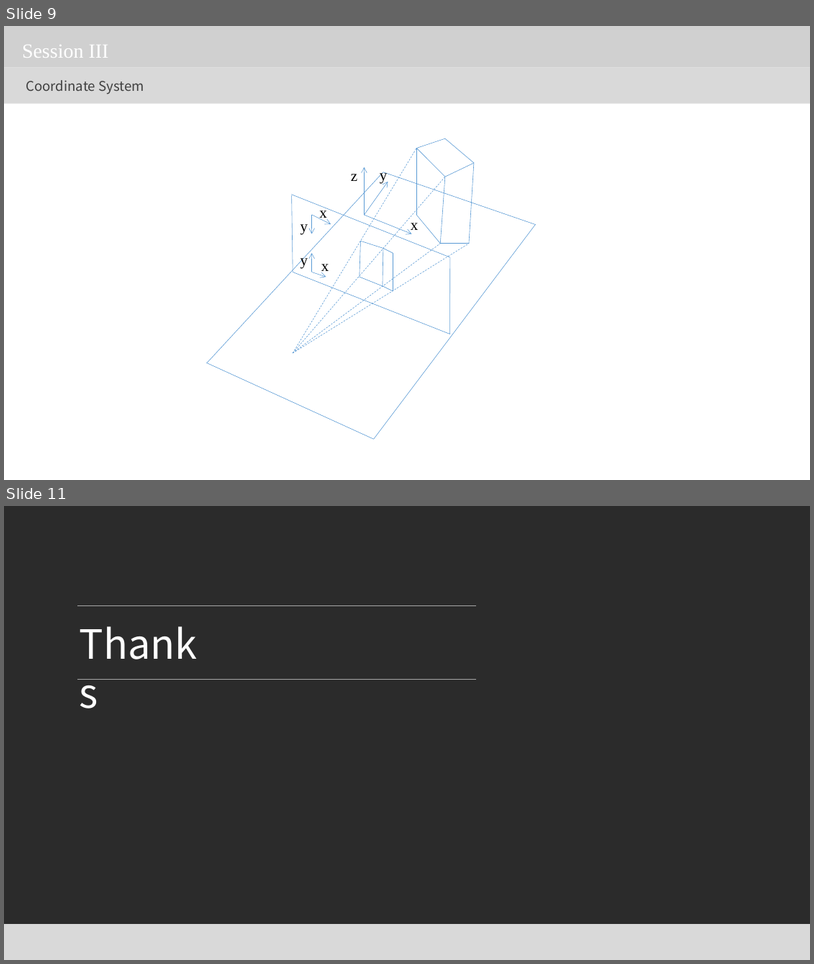
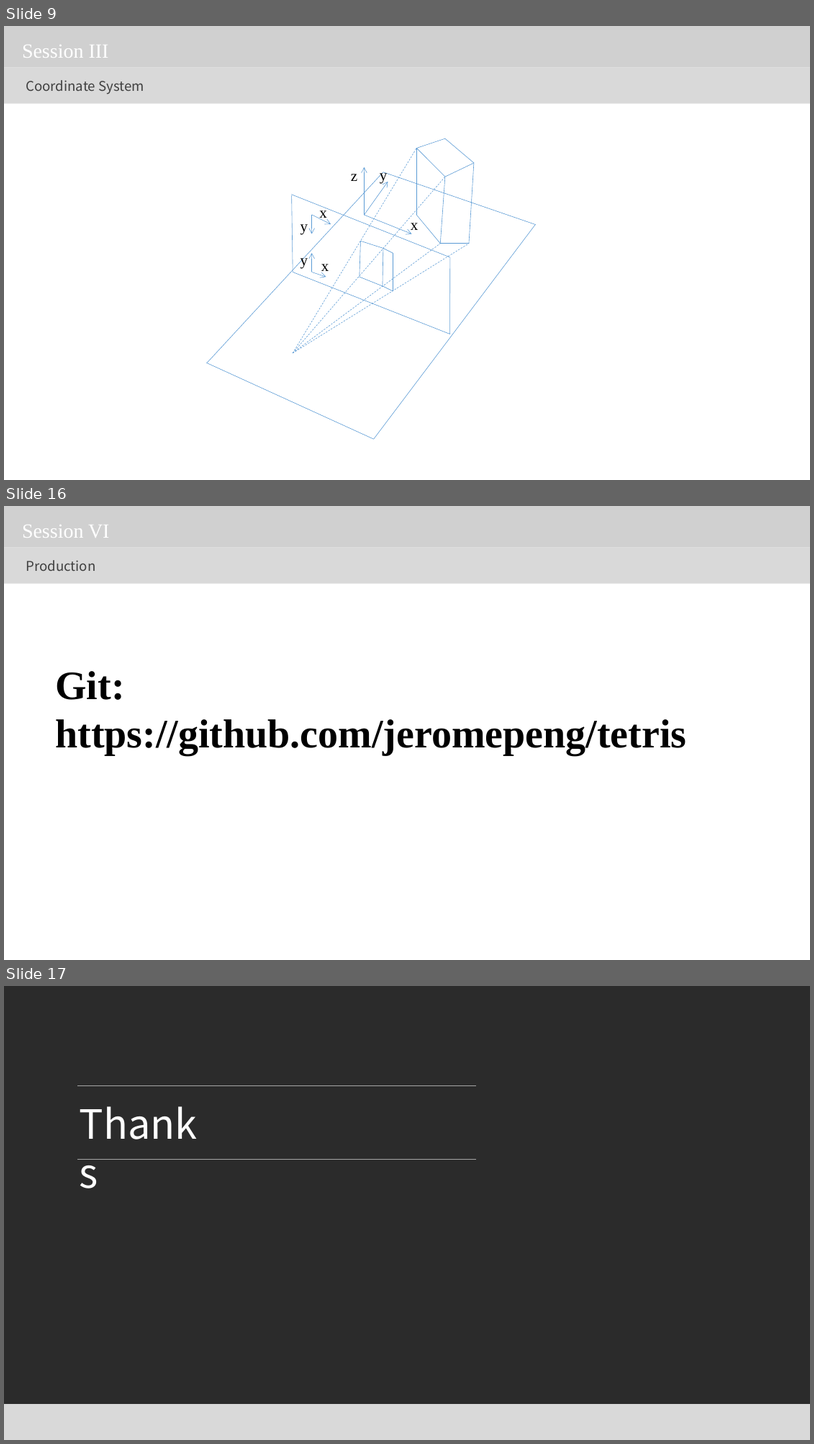
Before and after one commit to jeromepeng/tetris, a slide deck: Doc/3D Graphic.pptx. Shown one above the other, each under a label of ours: slides 9 and 11 before the commit, slides 9, 16 and 17 after it; the slides between them are not shown. The pictures are 814x964 and 814x1444 pixels, drawn with LibreOffice and Linux fonts; fonts in the diff are those of the drawing; grey boxes stand for pictures; background and template pictures are left out; a plain dark background stands for a picture behind light text. Boxes give left, top, right and bottom in pixels: in the first picture for what was removed or moved away, otherwise in the second. Text is boxed around its words. In the diff, an @@ line names an element or a change of style, - is before the commit and + after.

```diff
--- a/Doc/3D Graphic.pptx
+++ b/Doc/3D Graphic.pptx
@@ slide 16 added at (4, 506, 810, 960), background picture (left out) @@
@@ picture added at (4, 506, 810, 547) @@
@@ text added at (22, 525, 110, 538), 24 pt, text #FFFFFF @@
+Session VI
@@ rectangle added at (4, 547, 810, 584), fill #D9D9D9 @@
@@ text added at (26, 560, 96, 571), 16 pt, text #404040 @@
+Production
@@ text added at (55, 671, 687, 755), 48 pt, text #000000, bold @@
+Git: https://github.com/jeromepeng/tetris
@@ what was slide 11 is now slide 17 @@
```
Also in this commit, not shown: 1 slide changed, 5 other slides added, 11 other files.
